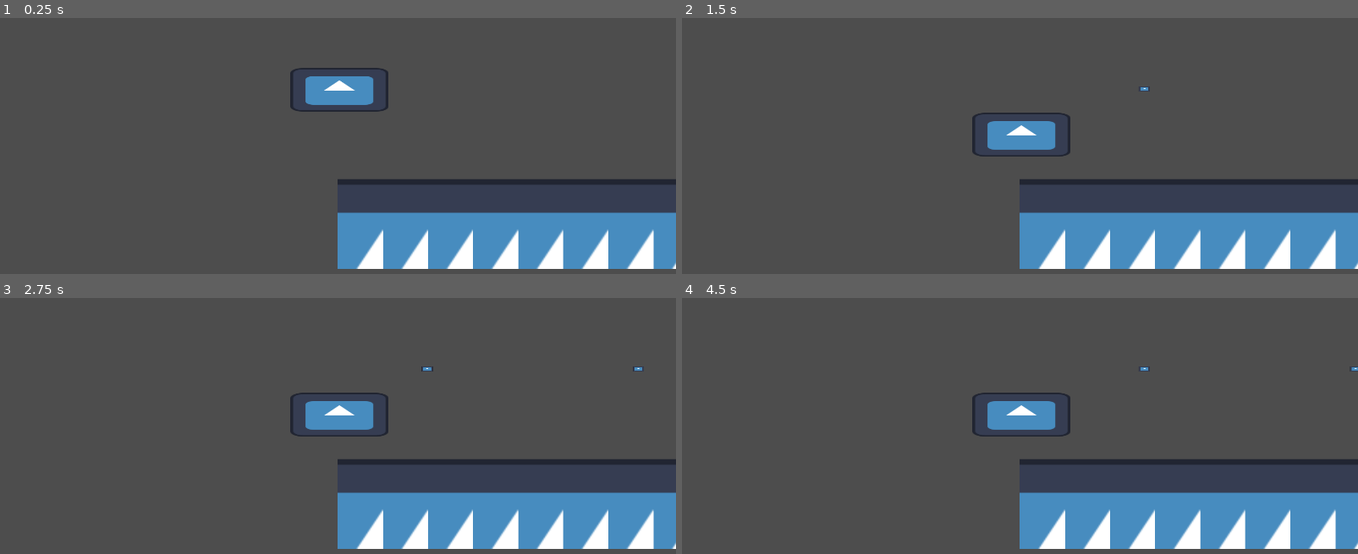
Above: before the commit, frames 1-4 (two rows, left to right).
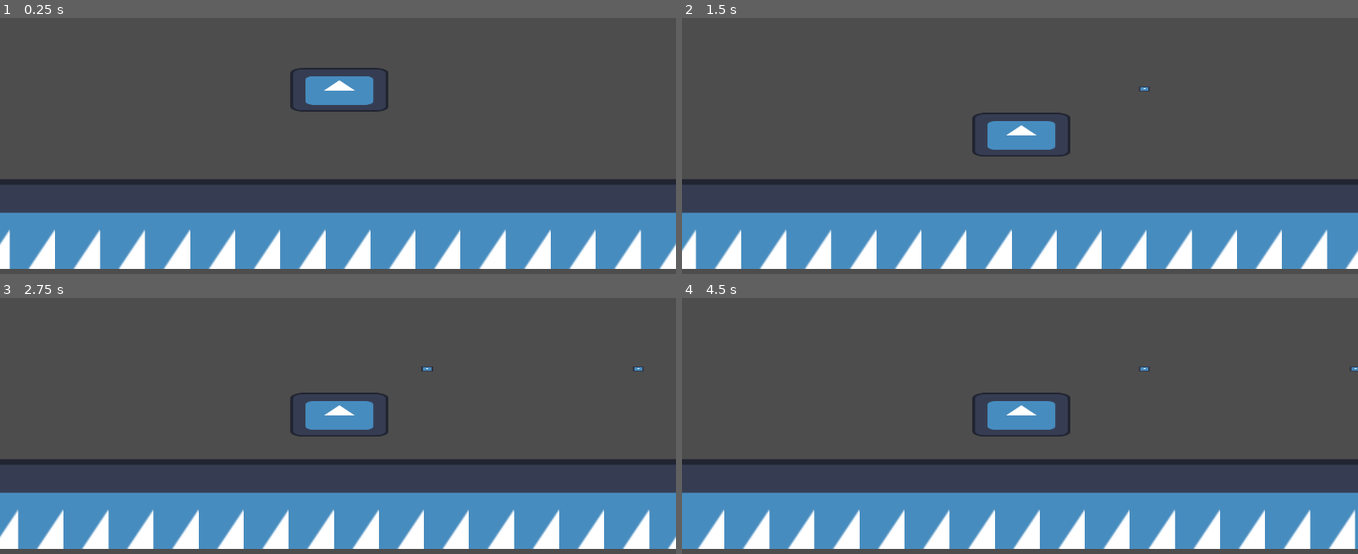
Above: after the commit, the same moments.

Repository: LuisGarrillo/frame-breakers
Game: Godot game, scene res://scenes/level/level.tscn
Same seed, same stepped clock (60 frames per second), same inputs: the game is played once before the commit and once after it. The engine's default icon, where the game draws it, is replaced by a stand-in: a white triangle on a blue panel in a dark square.
Inputs:
- Up to frame 1 (0.25 s): no input
- Up to frame 2 (1.5 s): tap Space (Attack) at 0.6 s; hold Down from 1.28 s (still down); tap Up (Move) at 1.35 s
- Up to frame 3 (2.75 s): release Down at 2.03 s; tap Space (Attack) at 2.1 s
- Up to frame 4 (4.5 s): tap Up (Move) at 2.85, 4.35 s; hold Down from 3.53 s (still down); tap Space (Attack) at 3.6 s

The runs differ from the first frame. In frame 1, 16% of the frame differs, in the area x 0-100%, y 63-99%; in frame 2, 15%; in frame 3, 14%; in frame 4, 17%.

Commit message:
Add behaviour to lower walls

Diff:
--- a/frame-breakers/scenes/level/level.tscn
+++ b/frame-breakers/scenes/level/level.tscn
@@ -1,16 +1,24 @@
-[gd_scene load_steps=4 format=3 uid="uid://b7v170fc2xxax"]
+[gd_scene load_steps=5 format=3 uid="uid://b7v170fc2xxax"]
 
 [ext_resource type="PackedScene" uid="uid://dt10slsuij5ji" path="res://scenes/level/player.tscn" id="1_h3e3j"]
 [ext_resource type="Script" uid="uid://tfurqlvn20k7" path="res://scripts/level/level.gd" id="1_nbgty"]
 [ext_resource type="PackedScene" uid="uid://c6swoaqfqyg1w" path="res://scenes/level/walls.tscn" id="2_i166f"]
+[ext_resource type="Script" uid="uid://bq7quspjrfgv6" path="res://scripts/level/holders/walls_holder.gd" id="2_qkmgm"]
 
 [node name="Level" type="Node2D"]
 script = ExtResource("1_nbgty")
 
-[node name="WallsHolderA" type="Node2D" parent="."]
+[node name="WallsHolderA" type="Node2D" parent="." node_paths=PackedStringArray("wallA", "wallB")]
+position = Vector2(0, 64)
+script = ExtResource("2_qkmgm")
+wallA = NodePath("wallsA")
+wallB = NodePath("wallsB")
 
-[node name="walls" parent="WallsHolderA" instance=ExtResource("2_i166f")]
-position = Vector2(0, 64)
+[node name="wallsA" parent="WallsHolderA" instance=ExtResource("2_i166f")]
+position = Vector2(-240, 0)
+
+[node name="wallsB" parent="WallsHolderA" instance=ExtResource("2_i166f")]
+position = Vector2(240, 0)
 
 [node name="WallsHolderB" type="Node2D" parent="."]
 visible = false
--- a/frame-breakers/scenes/level/walls.tscn
+++ b/frame-breakers/scenes/level/walls.tscn
@@ -1,6 +1,7 @@
-[gd_scene load_steps=4 format=4 uid="uid://c6swoaqfqyg1w"]
+[gd_scene load_steps=5 format=4 uid="uid://c6swoaqfqyg1w"]
 
 [ext_resource type="Texture2D" uid="uid://32v6kv74c3x8" path="res://icon.svg" id="1_rmcqv"]
+[ext_resource type="Script" uid="uid://d1fvyo4nwrvw4" path="res://scripts/level/walls.gd" id="2_6vxk4"]
 
 [sub_resource type="TileSetAtlasSource" id="TileSetAtlasSource_rmcqv"]
 texture = ExtResource("1_rmcqv")
@@ -30,3 +31,4 @@
 [node name="walls" type="TileMapLayer"]
 tile_map_data = PackedByteArray("AAAAAAAAAwABAAAAAAAAAAEAAwABAAEAAAABAAAAAwABAAAAAAABAAEAAwABAAEAAAACAAAAAwABAAAAAAACAA …(400 unchanged characters)…
 tile_set = SubResource("TileSet_3masl")
+script = ExtResource("2_6vxk4")
--- /dev/null
+++ b/frame-breakers/scripts/level/holders/walls_holder.gd
@@ -0,0 +1,21 @@
+extends Node2D
+class_name WallsHolder
+@export var wallA : Wall
+@export var wallB : Wall
+
+const WALLS = preload("res://scenes/level/walls.tscn")
+
+func _ready() -> void:
+	set_up_wall(wallA)
+	set_up_wall(wallB)
+
+func set_up_wall(wall : Wall) -> void:
+	wall.wall_switch.connect(switch_walls)
+
+func switch_walls() -> void:
+	remove_child(wallA)
+	wallA = wallB
+	wallB = WALLS.instantiate()
+	add_child(wallB)
+	set_up_wall(wallB)
+	wallB.position.x = Global.screen_width / 2
--- a/frame-breakers/scripts/level/level.gd
+++ b/frame-breakers/scripts/level/level.gd
@@ -5,7 +5,7 @@
 @onready var projectiles_holder: Node2D = $ProjectilesHolder
 @onready var hazard_holder: Node2D = $HazardHolder
 @onready var enemies_holder: Node2D = $EnemiesHolder
-@onready var walls_holder: Node2D = $WallsHolder
+@onready var walls_holder: Node2D = $WallsHolderA
 
 const PLAYER_PROJECTILE = preload("res://scenes/level/projectiles/player_projectile.tscn")
 
--- /dev/null
+++ b/frame-breakers/scripts/level/walls.gd
@@ -0,0 +1,8 @@
+extends TileMapLayer
+class_name Wall
+signal wall_switch
+
+func _physics_process(delta: float) -> void:
+	position.x -= Global.speed * delta
+	if position.x <= (Global.screen_width * -1.5):
+		wall_switch.emit()
Not shown, added: frame-breakers/scripts/level/holders/walls_holder.gd.uid
Not shown, added: frame-breakers/scripts/level/walls.gd.uid
